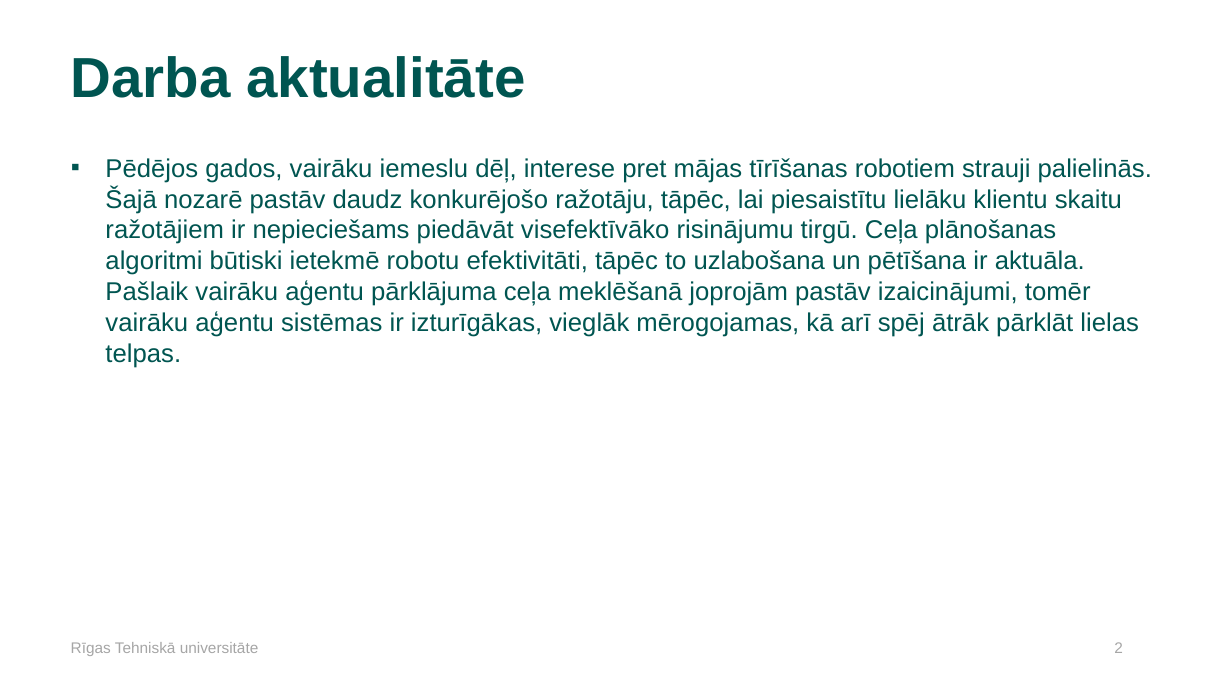
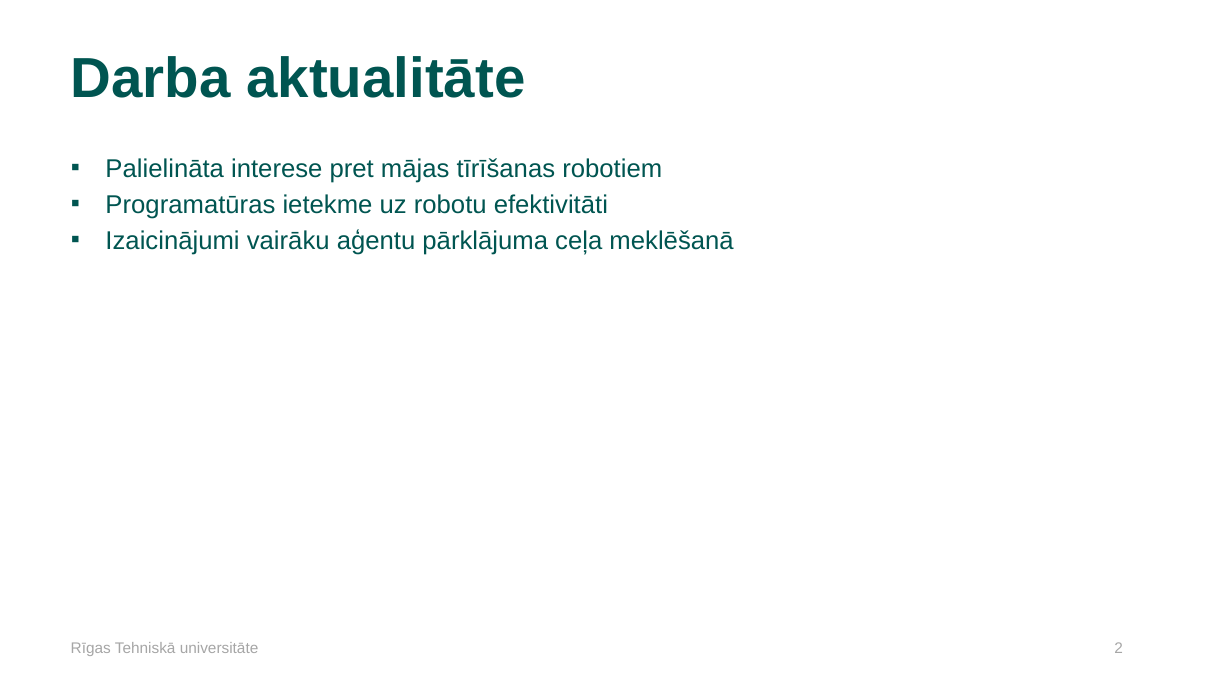
Before and after one commit to daladno19/Thesis-simulation, a slide deck: slide 2 of Misc/bakalaura_darbs.pptx. Drawn at 1232x693 pixels with LibreOffice and Linux fonts; fonts in the diff are those of the drawing; background and template pictures are left out. Boxes give left, top, right and bottom in pixels: in the first picture for what was removed or moved away, otherwise in the second. Text is boxed around its words. In the diff, an @@ line names an element or a change of style, - is before the commit and + after.

```diff
--- a/Misc/bakalaura_darbs.pptx
+++ b/Misc/bakalaura_darbs.pptx
@@ text at (105,158,733,255): text changed @@
-▪ Pēdējos gados, vairāku iemeslu dēļ, interese pret mājas tīrīšanas robotiem strauji palielinās. Šajā nozarē pastāv daudz konkurējošo ražotāju, tāpēc, lai piesaistītu lielāku klientu skaitu ražotājiem ir nepieciešams piedāvāt visefektīvāko risinājumu tirgū. Ceļa plānošanas algoritmi būtiski ietekmē robotu efektivitāti, tāpēc to uzlabošana un pētīšana ir aktuāla. Pašlaik vairāku aģentu pārklājuma ceļa meklēšanā joprojām pastāv izaicinājumi, tomēr vairāku aģentu sistēmas ir izturīgākas, vieglāk mērogojamas, kā arī spēj ātrāk pārklāt lielas telpas.
+▪ Palielināta interese pret mājas tīrīšanas robotiem
+▪ Programatūras ietekme uz robotu efektivitāti
+▪ Izaicinājumi vairāku aģentu pārklājuma ceļa meklēšanā
```
Also in this commit, not shown: 4 other slides changed.
